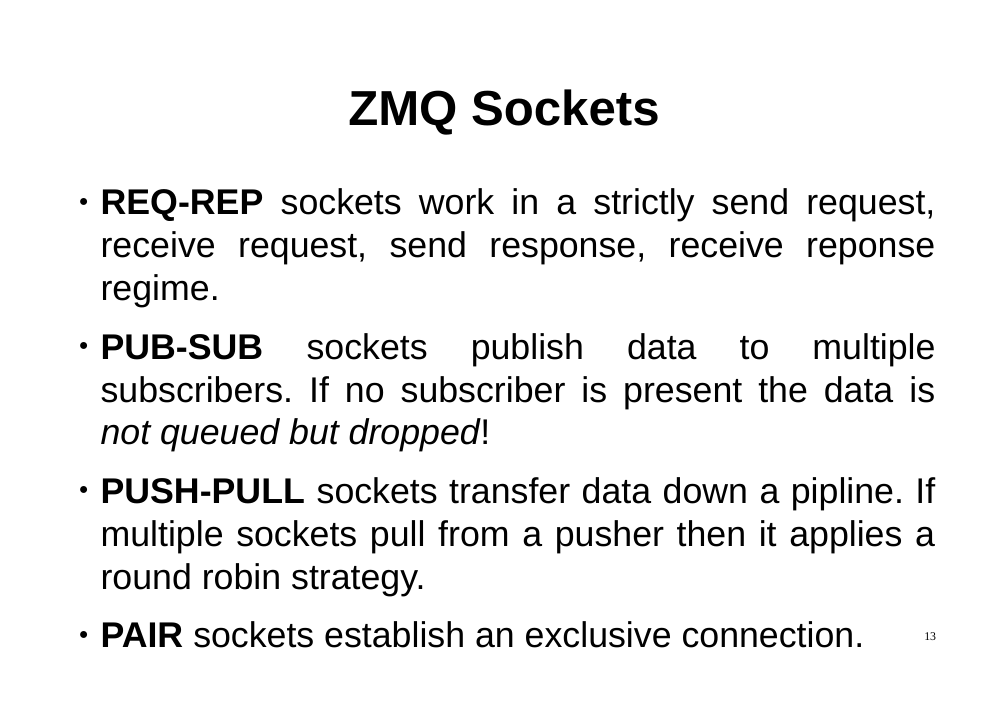
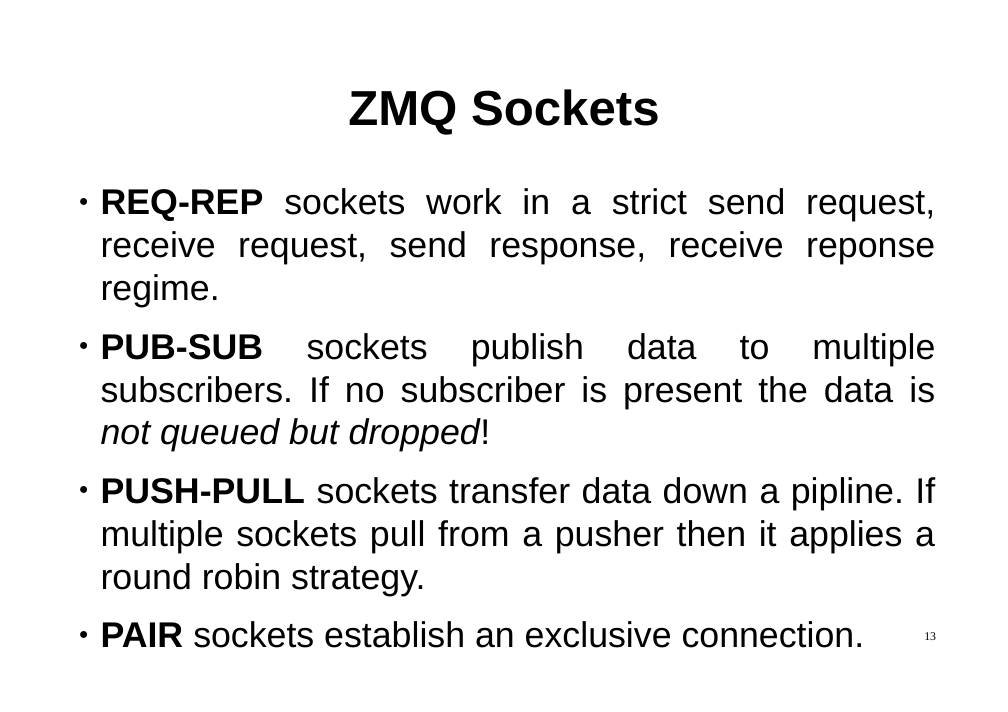
Before and after one commit to hsk81/fx-zero, a slide deck: slide 13 of doc/presentation/fx-zero.odp. Drawn at 1008x712 pixels with LibreOffice and Linux fonts; fonts in the diff are those of the drawing. Boxes give left, top, right and bottom in pixels: in the first picture for what was removed or moved away, otherwise in the second. Text is boxed around its words. In the diff, an @@ line names an element or a change of style, - is before the commit and + after.

```diff
--- a/doc/presentation/fx-zero.odp
+++ b/doc/presentation/fx-zero.odp
@@ text at box(101, 188, 935, 307): text changed @@
-● REQ-REP sockets work in a strictly send request, receive request, send response, receive reponse regime.
+● REQ-REP sockets work in a strict send request, receive request, send response, receive reponse regime.
```
Also in this commit, not shown: 10 other slides changed, 3 slides added, 1 slide removed, 8 other files.
